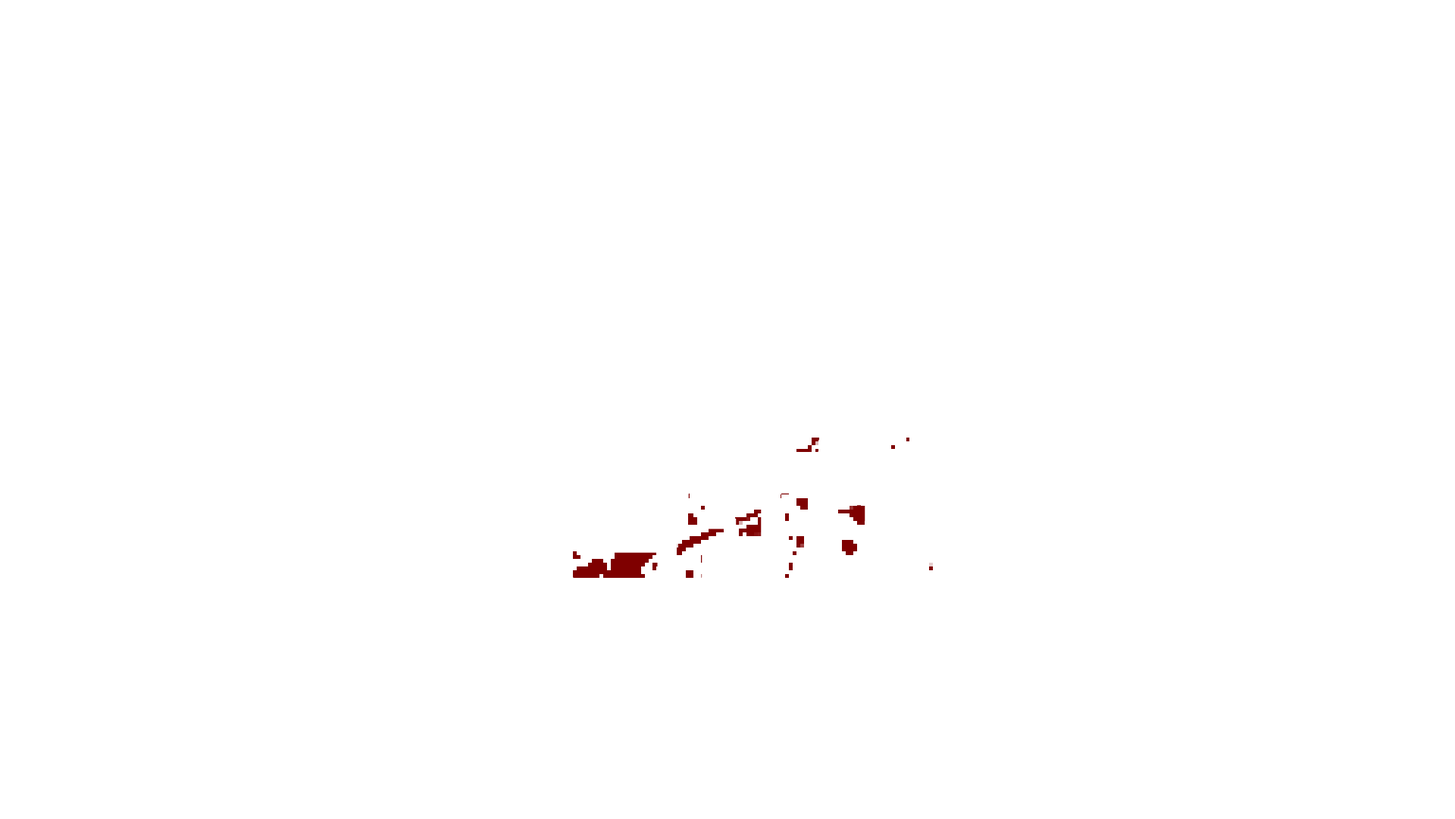
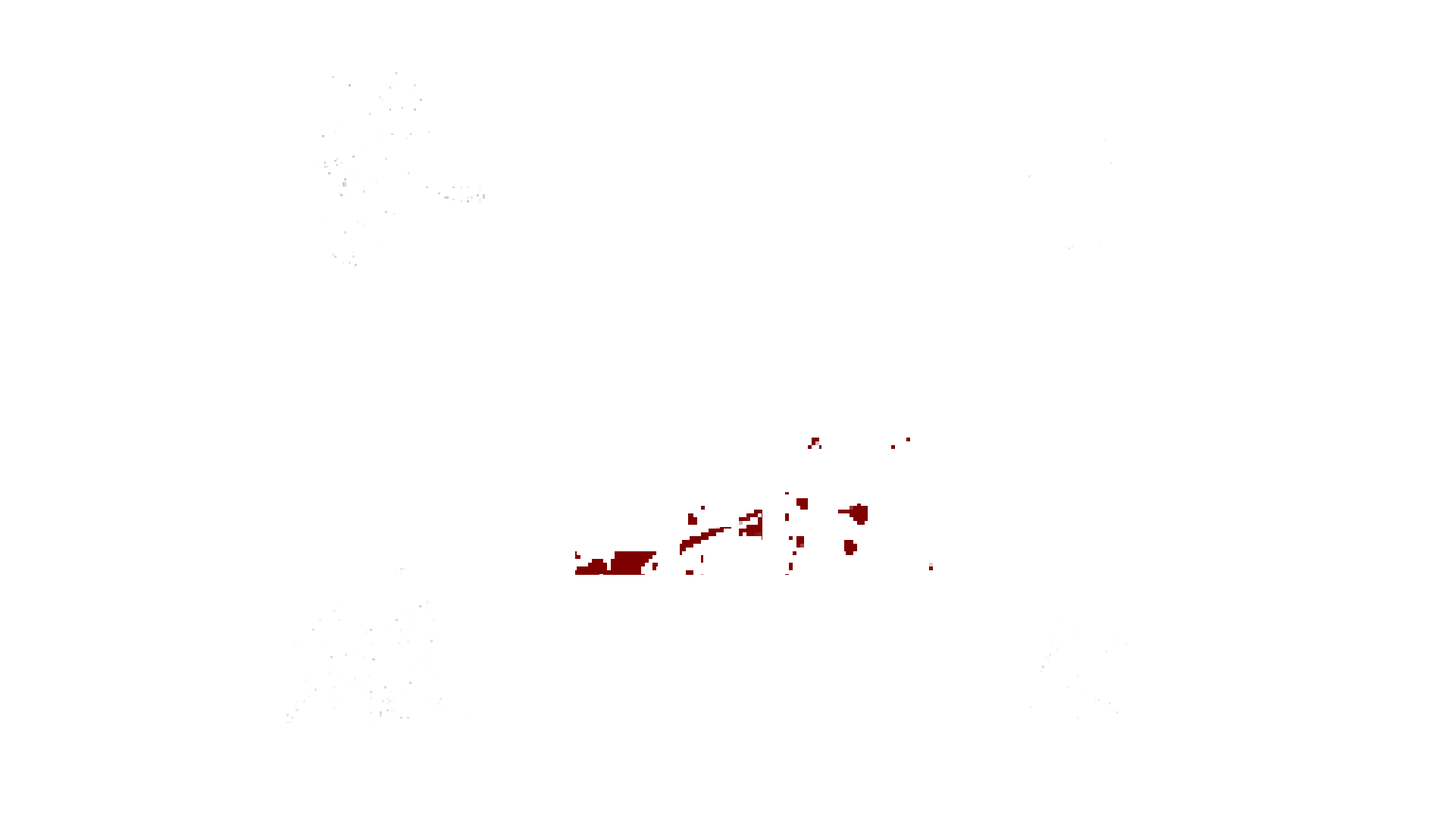
Before/after of a w=1455, h=819 layered artwork. What changed in the layer stack:
showed "破2pixel", painted on it over [286, 567, 442, 728]
showed "击pixel", painted on it over [318, 72, 486, 267]
added layer "个_CHT_Title_Pixel" above "竹_Title_Pixel" over [1011, 615, 1147, 719]
added layer "竹_Title_Pixel" above "bbb" over [1028, 139, 1112, 250]
painted on "Text Blood" over [573, 437, 911, 578]
painted on "Bam BooM Blade" over [573, 437, 911, 578]
